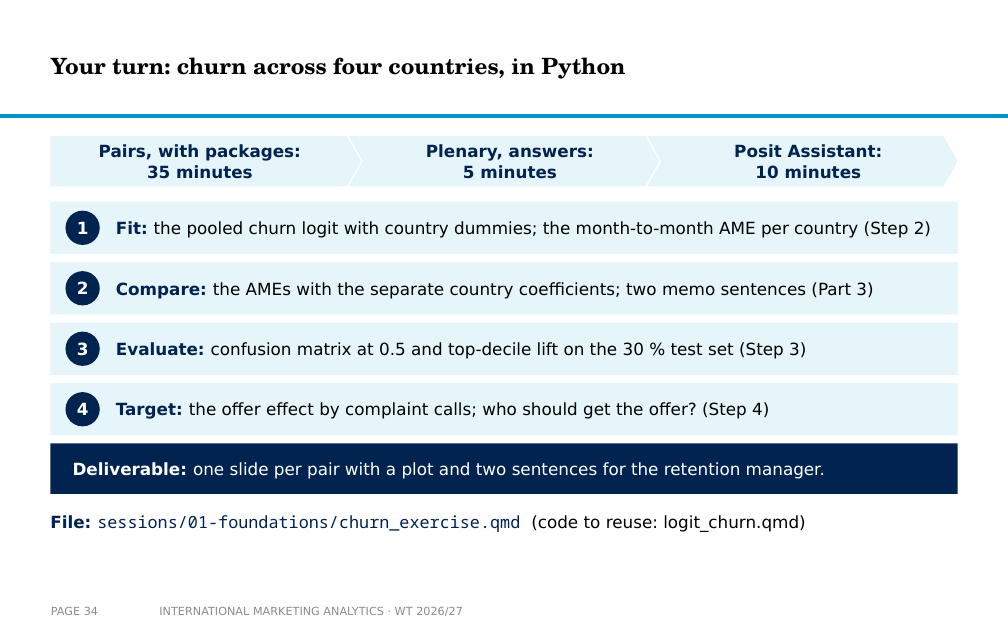
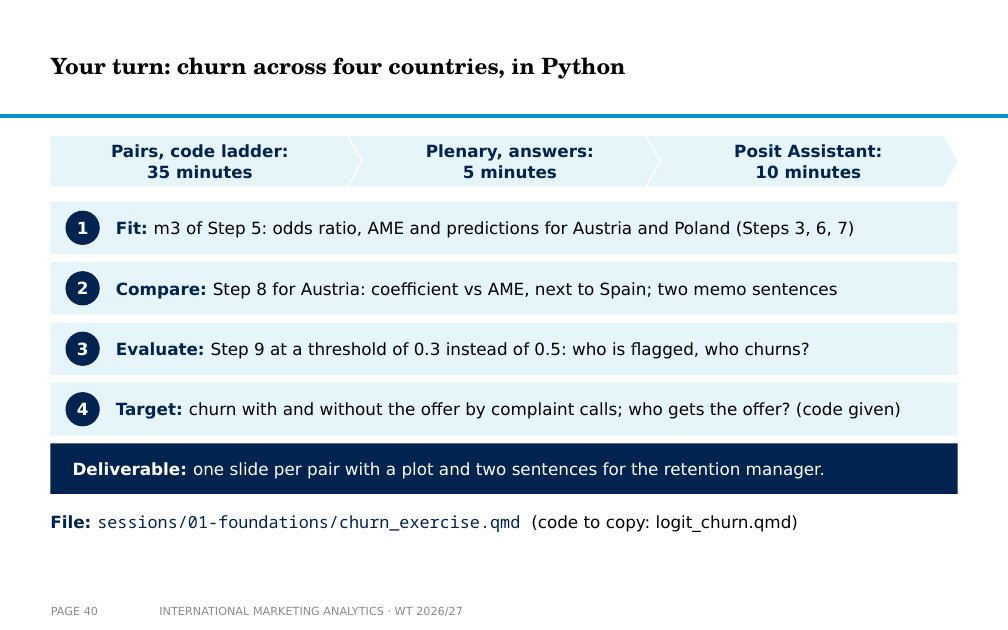
Before and after one commit to arnefloh-wu/international-marketing-analytics-teaching, a slide deck: slide 40 of slides/logistic-regression-in-international-marketing_WT26-27.pptx (slide 34 before the commit). Drawn at 1008x630 pixels with LibreOffice and Linux fonts; fonts in the diff are those of the drawing; background and template pictures are left out. Boxes give left, top, right and bottom in pixels: in the first picture for what was removed or moved away, otherwise in the second. Text is boxed around its words. In the diff, an @@ line names an element or a change of style, - is before the commit and + after.

```diff
--- a/slides/logistic-regression-in-international-marketing_WT26-27.pptx
+++ b/slides/logistic-regression-in-international-marketing_WT26-27.pptx
@@ text in pentagon arrow at bbox=[111, 144, 288, 179]: text changed @@
-Pairs, with packages:
-35 minutes
+Pairs, code ladder:
+35 minutes
@@ text at bbox=[116, 221, 854, 238]: text changed @@
-Fit: the pooled churn logit with country dummies; the month-to-month AME per country (Step 2)
+Fit: m3 of Step 5: odds ratio, AME and predictions for Austria and Poland (Steps 3, 6, 7)
@@ text at bbox=[116, 282, 837, 299]: text changed @@
-Compare: the AMEs with the separate country coefficients; two memo sentences (Part 3)
+Compare: Step 8 for Austria: coefficient vs AME, next to Spain; two memo sentences
@@ text at bbox=[116, 342, 810, 359]: text changed @@
-Evaluate: confusion matrix at 0.5 and top-decile lift on the 30 % test set (Step 3)
+Evaluate: Step 9 at a threshold of 0.3 instead of 0.5: who is flagged, who churns?
@@ text at bbox=[116, 402, 901, 419]: text changed @@
-Target: the offer effect by complaint calls; who should get the offer? (Step 4)
+Target: churn with and without the offer by complaint calls; who gets the offer? (code given)
@@ text at bbox=[50, 515, 798, 532]: text changed @@
-File: sessions/01-foundations/churn_exercise.qmd (code to reuse: logit_churn.qmd)
+File: sessions/01-foundations/churn_exercise.qmd (code to copy: logit_churn.qmd)
@@ page number at bbox=[51, 607, 98, 615]: text changed @@
-PAGE 34
+PAGE 40
```
Also in this commit, not shown: 6 other slides changed, 9 slides added, 3 slides removed, 3 other files.
